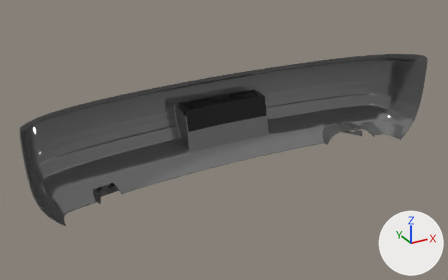
Renders of the glTF model content/cars/nissan_rs13/rearbumper_oem.glb from each side of a commit.
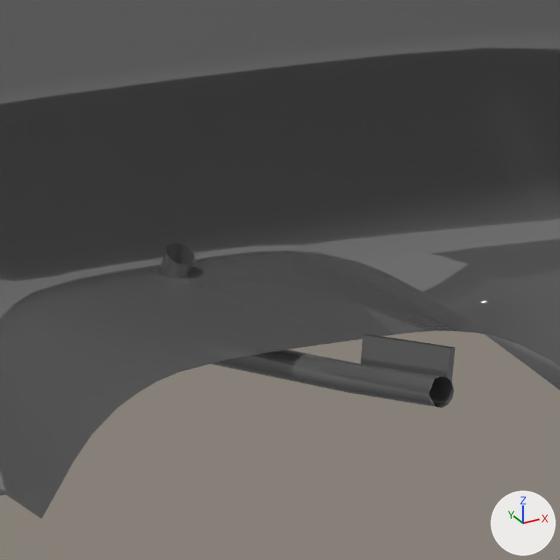
The first picture shows the older version from a 50 mm camera at (-1.08, 0.282, 1.113) aimed at (-0.05, 2.155, 0.176). The close-ups show both versions on the part from 72% to 83% of the width and 36% to 53% of the height of that picture. Every picture has the same lights, and +X, +Y and +Z are marked at lower right. Where no turn or scale is listed for an object, it has been applied to the vertices. Vertices at the same position are counted once.

Objects in the first close-up: 'bumper', 'hooks'.
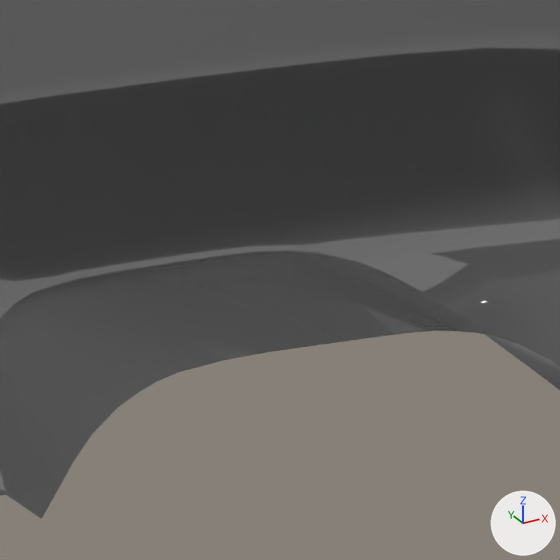
The change, as a diff of the scene's bpy script:
```diff
--- a/content/cars/nissan_rs13/rearbumper_oem.glb.py
+++ b/content/cars/nissan_rs13/rearbumper_oem.glb.py
@@ me_toto @@
 me_toto.from_pydata(...)  # 280 vertices, 509 faces; spans x -0.56..0.507, y 2.015..2.183, z 0.067..0.153
 # used by ob_hooks; location = (0.0, 0.0, 0.0)
+# me_toto part 1: the loose piece of 112 vertices spanning x 0.493..0.507, y 2.015..2.17, z 0.099..0.153 is deleted
 me_toto.materials.append(mat_paint)
```

Where the change shows, as pixel boxes [x1, y1, x2, y2] in the close-ups (560 x 560 px):
'hooks', reshaped (not visible afterwards): before [159, 243, 455, 408]
